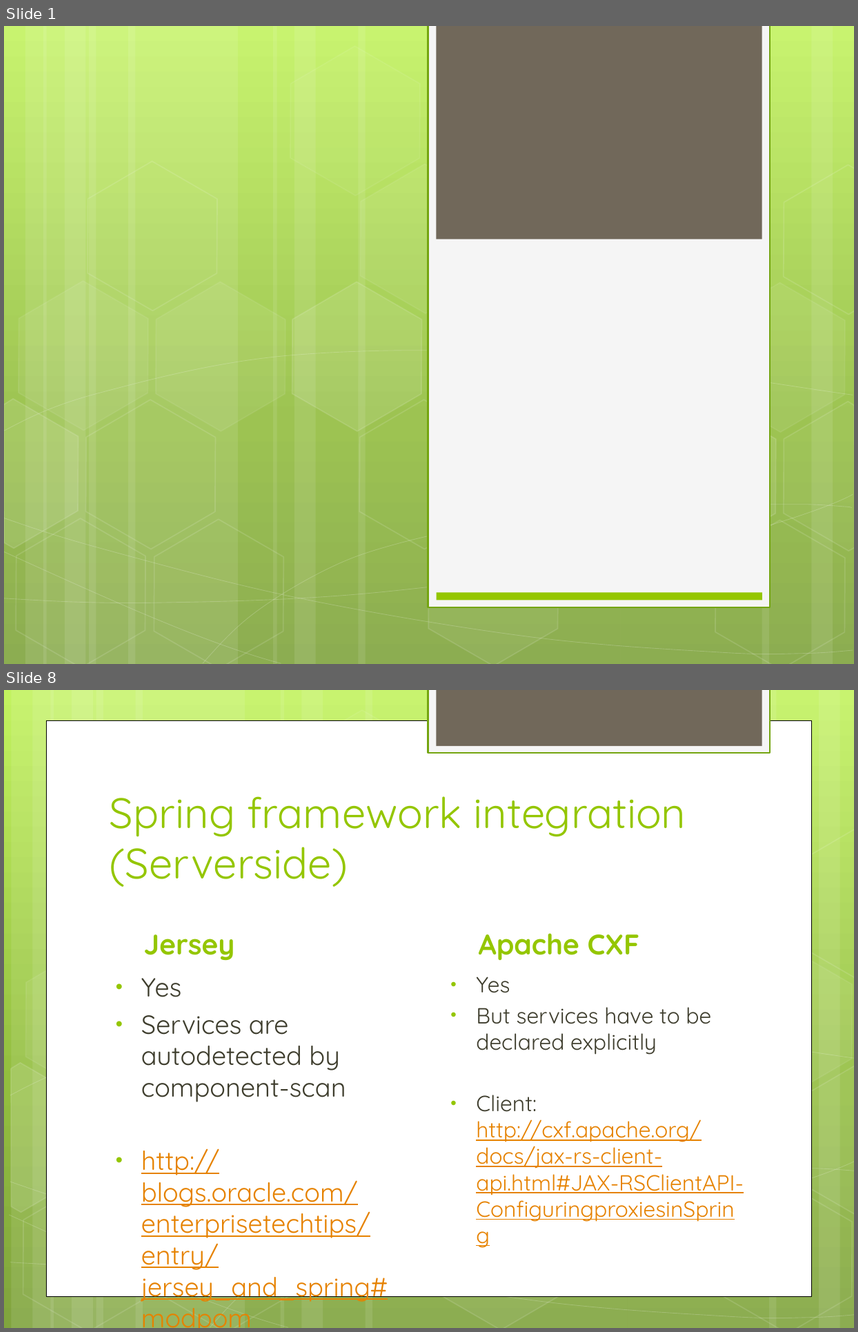
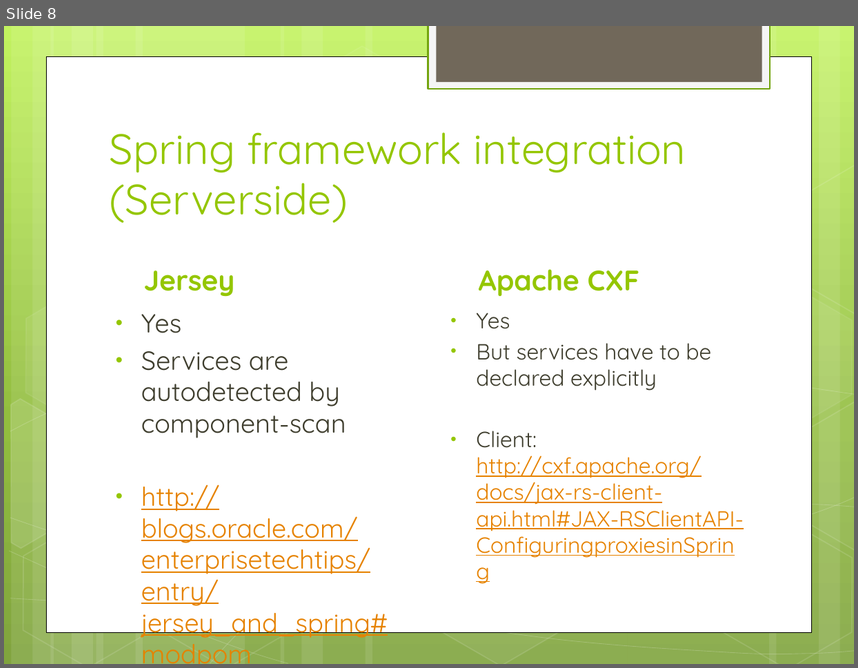
Before and after one commit to shaileshkv/restful-webservice-demo-project, a slide deck: wiki/other/Webservice framework comparison.pptx. Shown one above the other, each under a label of ours: slides 1 and 8 before the commit, slide 8 after it; the slides between them are not shown. The pictures are 858x1332 and 858x668 pixels, drawn with LibreOffice and Linux fonts; fonts in the diff are those of the drawing. Boxes give left, top, right and bottom in pixels: in the first picture for what was removed or moved away, otherwise in the second. Text is boxed around its words. In the diff, an @@ line names an element or a change of style, - is before the commit and + after.

```diff
--- a/wiki/other/Webservice framework comparison.pptx
+++ b/wiki/other/Webservice framework comparison.pptx
@@ slide 1 removed at [4,26,854,664], background gradient #C3F35F to #93BF3F to #81A53E @@
@@ rectangle removed at [428,26,770,608] @@
@@ rectangle removed at [436,26,762,239] @@
@@ group removed at [4,26,854,664]: 14 hexagons, 12 rectangles, 8 freeform shapes @@
@@ rectangle removed at [437,592,762,600] @@
```
Also in this commit, not shown: 11 slides changed, 1 slide added, 1 other slide removed.
